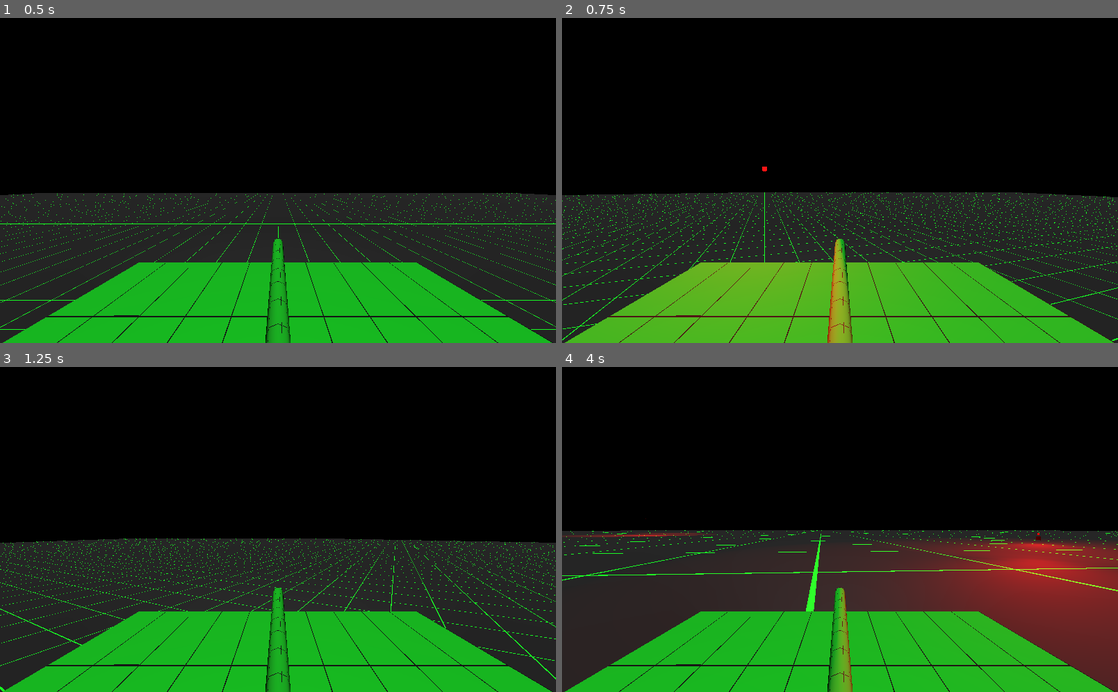
Above: before the commit, frames 1-4 (two rows, left to right).
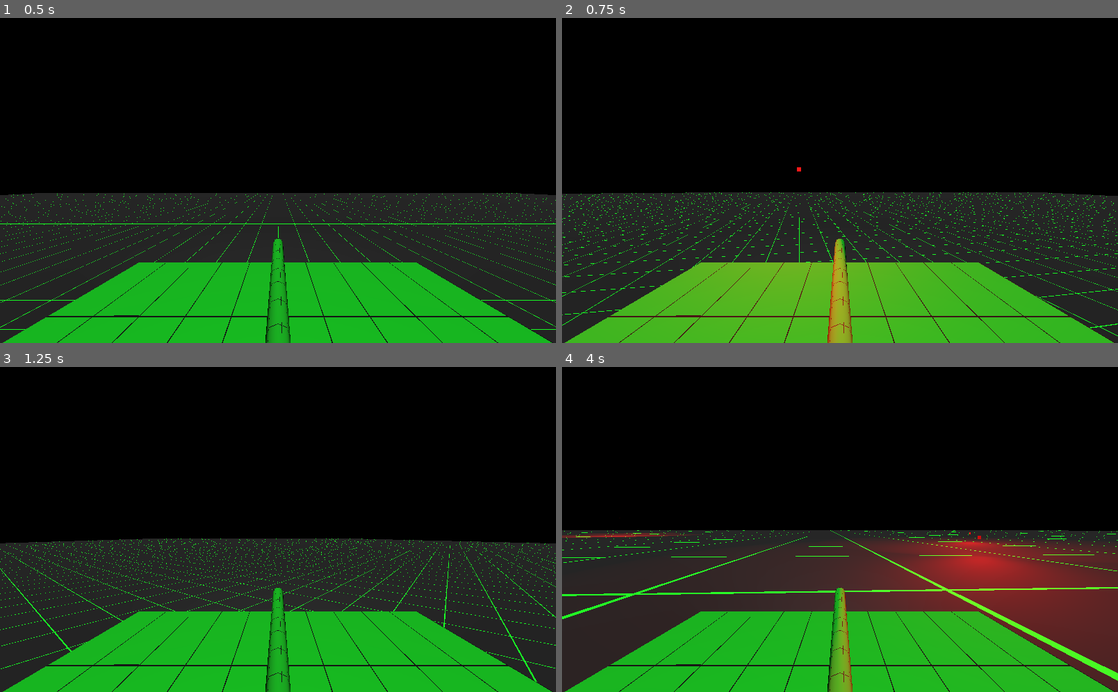
Above: after the commit, the same moments.

Repository: Kromey/spectre
Game: Godot game, scene res://Main.tscn
Same seed, same stepped clock (60 frames per second), same inputs: the game is played once before the commit and once after it.
Inputs:
- Up to frame 1 (0.5 s): no input
- Up to frame 2 (0.75 s): hold D (movement_right) from 0.53 s (still down); hold Space (action_shoot) from 0.53 s (still down)
- Up to frame 3 (1.25 s): keep holding D (movement_right); keep holding Space (action_shoot)
- Up to frame 4 (4 s): release D (movement_right) at 1.28 s; release Space (action_shoot) at 1.28 s; hold S (movement_backward) 1.28-2.03 s; tap Space (action_shoot) at 1.35, 2.85 s; hold D (movement_right) 2.03-2.78 s; hold Space (action_shoot) 2.03-2.78 s; hold W (movement_forward) 2.78-3.53 s; hold A (movement_left) from 3.53 s (still down); hold Space (action_shoot) from 3.53 s (still down)

Frame 1 is identical in both runs. In frame 2, 2.5% of the frame differs, in the area x 0-100%, y 45-100%; in frame 3, 2.2%; in frame 4, 7.4%, in the area x 0-100%, y 46-100%.

Commit message:
Give turning some inertia

Diff:
--- a/tanks/PlayerTank.gd
+++ b/tanks/PlayerTank.gd
@@ -5,10 +5,12 @@
 const DEACCEL = ACCEL * 2
 const MAX_SPEED = 10
 const TURN_RATE = PI / 2.0 # Radians/sec
+const TURN_INERTIA = 8
 
 var Bullet = preload("res://tanks/Bullet.tscn")
 
 var velocity = Vector3.ZERO
+var turn = 0
 
 # Called when the node enters the scene tree for the first time.
 func _ready():
@@ -17,13 +19,19 @@
 func _physics_process(delta):
 	# -----
 	# Turning
-	var turn = 0
+	var turn_input = 0
 
 	if Input.is_action_pressed("movement_left"):
-		turn += TURN_RATE * delta
+		turn_input += TURN_RATE * delta
 	if Input.is_action_pressed("movement_right"):
-		turn -= TURN_RATE * delta
+		turn_input -= TURN_RATE * delta
 
+	var inertia = TURN_INERTIA
+	if abs(turn_input) < abs(turn):
+		# Stop turning twice as fast as we started
+		inertia *= 2
+
+	turn = lerp(turn, turn_input, inertia * delta)
 	rotate_y(turn)
 	# -----
 
